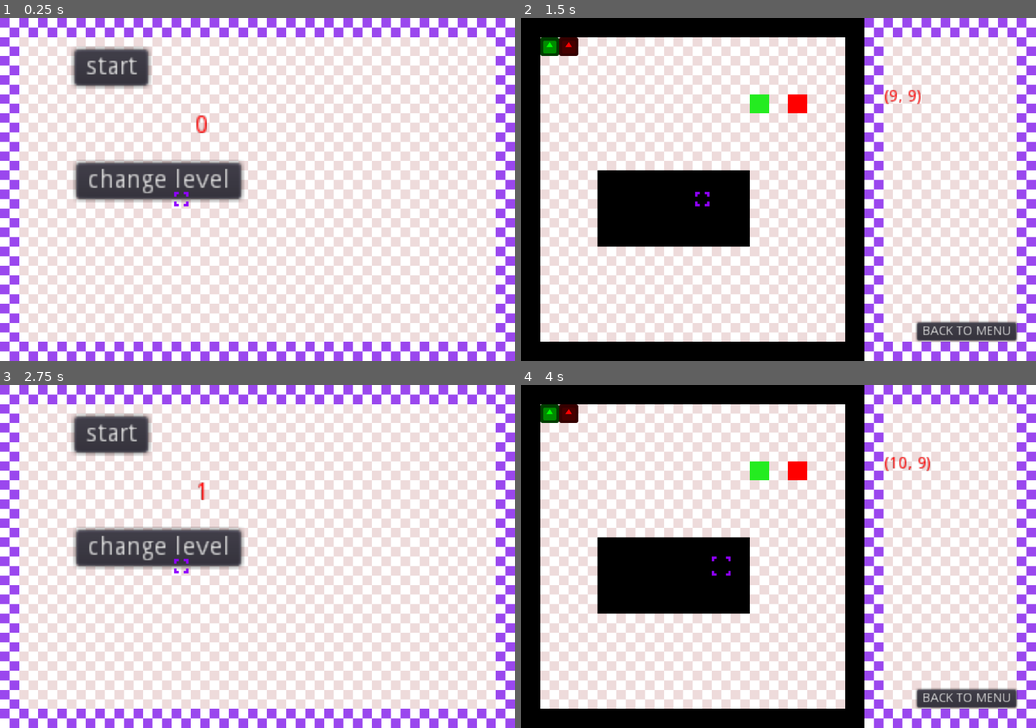
Above: before the commit, frames 1-4 (two rows, left to right).
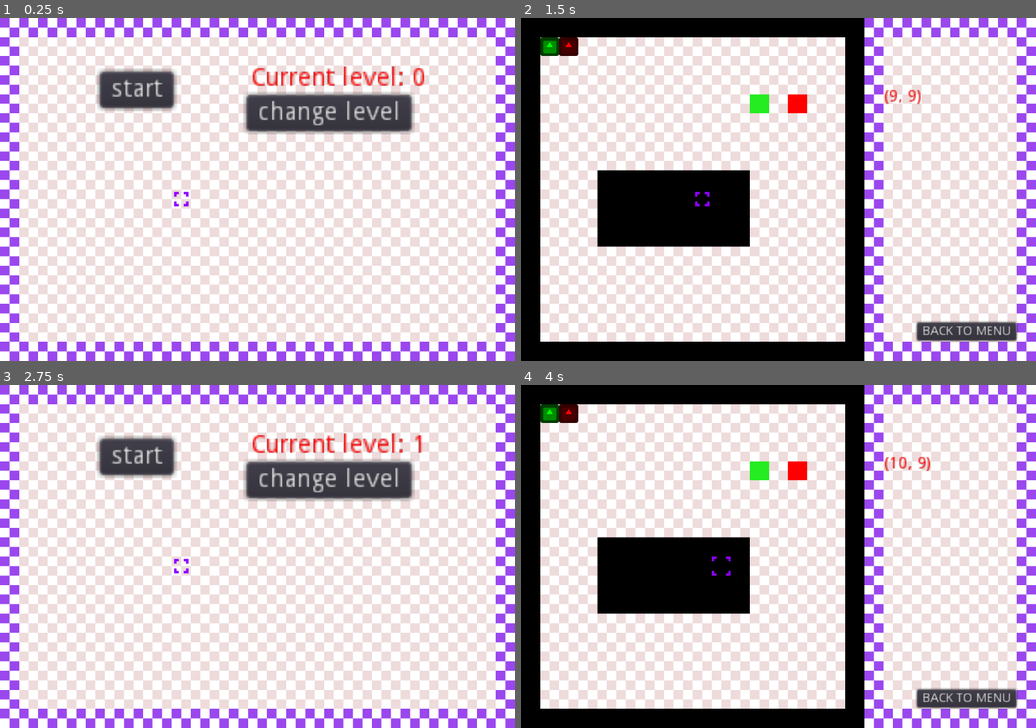
Above: after the commit, the same moments.

Repository: WIT-SCDS-F22-GAME-COOP/Zombie-Game
Game: Godot game, scene res://TSCN/Menu.tscn
The game is run twice, just before and just after one commit, with the same random seed, the same clock (stepped at 60 frames per second) and the same inputs. The engine's default icon, where the game draws it, is replaced by a stand-in: a white triangle on a blue panel in a dark square.
Inputs:
- Up to frame 1 (0.25 s): no input
- Up to frame 2 (1.5 s): click "change level" at 0.5 s; click "start" at 1.25 s
- Up to frame 3 (2.75 s): click "BACK TO MENU" at 2 s
- Up to frame 4 (4 s): click "start" at 2.75 s; hold D (move_right) from 3.53 s (still down); tap Space (select) at 3.6 s

The runs differ from the first frame. In frame 1, 12% of the frame differs, in the area x 13-83%, y 8-54%; in frame 2, nothing differs; in frame 3, 12%; in frame 4, nothing differs.

Commit message:
Keyboard interactable buttons

Diff:
--- a/Scripts/Menu.gd
+++ b/Scripts/Menu.gd
@@ -3,17 +3,21 @@
 # Change as levels are added
 var last_level = 2
 
+var current_button = 0
+
 # Called when the node enters the scene tree for the first time.
 func _ready():
-	pass # Replace with function body.
+	pass
 
 
 # Called every frame. 'delta' is the elapsed time since the previous frame.
 func _process(delta):
-	pass
-	$Label.text = str(Global.level_int)
+	$Label.text = str("Current level: " + str(Global.level_int))
 
-# Buttons are for testing only
+	if current_button == 1 && Input.is_action_just_pressed("select"):
+		_on_Button_pressed()
+	elif current_button == 2 && Input.is_action_just_pressed("select"):
+		_on_Button2_pressed()
 
 func _on_Button_pressed():
 	Global.menu = false
@@ -26,3 +30,13 @@
 	else:
 		var x = Global.level_int + 1
 		Global.change_level(x)
+
+
+func _Start_Button_Entered(area):
+	current_button = 1
+func _Start_Button_Left(area):
+	current_button = 0
+func _Level_Button_Entered(area):
+	current_button = 2
+func _Level_Button_Left(area):
+	current_button = 0
--- a/Scripts/World.gd
+++ b/Scripts/World.gd
@@ -1,5 +1,6 @@
 extends Node
 
+var current_button = 0
 
 # Called when the node enters the scene tree for the first time.
 func _ready():
@@ -11,6 +12,9 @@
 # Called every frame. 'delta' is the elapsed time since the previous frame.
 func _process(delta):
 	$Label.text = str($Cursor.tile_position)
+
+	if current_button == 1 && Input.is_action_just_pressed("select"):
+		_on_Button_pressed()
 
 
 func level_specific():
@@ -58,3 +62,9 @@
 # Temporary button
 func _on_Button_pressed():
 	Global.return_menu()
+
+
+func _Back_Button_Entered(area):
+	current_button = 1
+func _Back_Button_Left(area):
+	current_button = 0
--- a/TSCN/Menu.tscn
+++ b/TSCN/Menu.tscn
@@ -1,8 +1,14 @@
-[gd_scene load_steps=6 format=2]
+[gd_scene load_steps=8 format=2]
 
 [ext_resource path="res://TSCN/Cursor.tscn" type="PackedScene" id=1]
 [ext_resource path="res://Scripts/Menu.gd" type="Script" id=2]
 [ext_resource path="res://Graphics/placeholder_tiles.png" type="Texture" id=3]
+
+[sub_resource type="RectangleShape2D" id=3]
+extents = Vector2( 50.2, 25 )
+
+[sub_resource type="RectangleShape2D" id=4]
+extents = Vector2( 46.1667, 10 )
 
 [sub_resource type="ConvexPolygonShape2D" id=1]
 points = PoolVector2Array( 64, 64, 0, 64, 0, 0, 64, 0 )
@@ -149,29 +155,59 @@
 z_index = 1
 
 [node name="Button" type="Button" parent="."]
-margin_left = 250.0
-margin_top = 107.0
-margin_right = 262.0
-margin_bottom = 127.0
+margin_left = 336.0
+margin_top = 181.0
+margin_right = 377.0
+margin_bottom = 201.0
 rect_scale = Vector2( 6, 6 )
 text = "start"
 
+[node name="Area2D" type="Area2D" parent="Button"]
+position = Vector2( -41.6667, -17.8333 )
+scale = Vector2( 0.166667, 0.166667 )
+__meta__ = {
+"_edit_lock_": true
+}
+
+[node name="CollisionShape2D" type="CollisionShape2D" parent="Button/Area2D"]
+visible = false
+position = Vector2( 374, 168 )
+scale = Vector2( 2.5, 2.5 )
+shape = SubResource( 3 )
+__meta__ = {
+"_edit_lock_": true
+}
+
 [node name="Button2" type="Button" parent="."]
-margin_left = 256.0
-margin_top = 487.0
-margin_right = 348.0
-margin_bottom = 507.0
+margin_left = 828.0
+margin_top = 259.0
+margin_right = 920.0
+margin_bottom = 279.0
 rect_scale = Vector2( 6, 6 )
 text = "change level"
 
+[node name="Area2D" type="Area2D" parent="Button2"]
+__meta__ = {
+"_edit_lock_": true
+}
+
+[node name="CollisionShape2D" type="CollisionShape2D" parent="Button2/Area2D"]
+visible = false
+position = Vector2( 46.3333, 9.66666 )
+shape = SubResource( 4 )
+__meta__ = {
+"_edit_lock_": true
+}
+
 [node name="Label" type="Label" parent="."]
 modulate = Color( 1, 0, 0, 1 )
-margin_left = 652.0
-margin_top = 321.0
-margin_right = 692.0
-margin_bottom = 335.0
+margin_left = 842.0
+margin_top = 162.0
+margin_right = 918.0
+margin_bottom = 176.0
 rect_scale = Vector2( 6, 6 )
-text = "0"
+text = "Sample text"
+align = 1
 
 [node name="Camera2D" type="Camera2D" parent="."]
 offset = Vector2( 864, 576 )
@@ -184,5 +220,26 @@
 format = 1
 tile_data = PoolIntArray( 0, 8, 0, 1, 8, 0, 2, 8, 0, 3, 8, 0, 4, 8, 0, 5, 8, 0, 6, 8, 0, 7, 8, 0, 8, 8, 0, 9, 8, 0, 10, …(6620 unchanged characters)…
 
+[node name="Area2D" type="Area2D" parent="."]
+position = Vector2( -41.6667, -17.8333 )
+scale = Vector2( 0.166667, 0.166667 )
+__meta__ = {
+"_edit_lock_": true
+}
+
+[node name="CollisionShape2D" type="CollisionShape2D" parent="Area2D"]
+position = Vector2( 374, 168 )
+scale = Vector2( 2.5, 2.5 )
+shape = SubResource( 3 )
+__meta__ = {
+"_edit_lock_": true
+}
+
 [connection signal="pressed" from="Button" to="." method="_on_Button_pressed"]
+[connection signal="area_entered" from="Button/Area2D" to="." method="_Start_Button_Entered"]
+[connection signal="area_exited" from="Button/Area2D" to="." method="_Start_Button_Left"]
 [connection signal="pressed" from="Button2" to="." method="_on_Button2_pressed"]
+[connection signal="area_entered" from="Button2/Area2D" to="." method="_Level_Button_Entered"]
+[connection signal="area_exited" from="Button2/Area2D" to="." method="_Level_Button_Left"]
+[connection signal="area_entered" from="Area2D" to="." method="_Start_Button_Entered"]
+[connection signal="area_exited" from="Area2D" to="." method="_Start_Button_Left"]
--- a/TSCN/World.tscn
+++ b/TSCN/World.tscn
@@ -143,6 +143,9 @@
 8/shapes = [  ]
 8/z_index = 0
 
+[sub_resource type="RectangleShape2D" id=4]
+extents = Vector2( 66.8, 12.2 )
+
 [node name="Node" type="Node"]
 script = ExtResource( 2 )
 
@@ -185,4 +188,22 @@
 rect_scale = Vector2( 3, 3 )
 text = "BACK TO MENU"
 
+[node name="Area2D" type="Area2D" parent="Button"]
+position = Vector2( -443, -341 )
+scale = Vector2( 0.333333, 0.333333 )
+__meta__ = {
+"_edit_lock_": true
+}
+
+[node name="CollisionShape2D" type="CollisionShape2D" parent="Button/Area2D"]
+visible = false
+position = Vector2( 1496, 1052.5 )
+scale = Vector2( 2.5, 2.5 )
+shape = SubResource( 4 )
+__meta__ = {
+"_edit_lock_": true
+}
+
 [connection signal="pressed" from="Button" to="." method="_on_Button_pressed"]
+[connection signal="area_entered" from="Button/Area2D" to="." method="_Back_Button_Entered"]
+[connection signal="area_exited" from="Button/Area2D" to="." method="_Back_Button_Left"]
Not shown: 1 places in TSCN/World.tscn that only renumber resources
